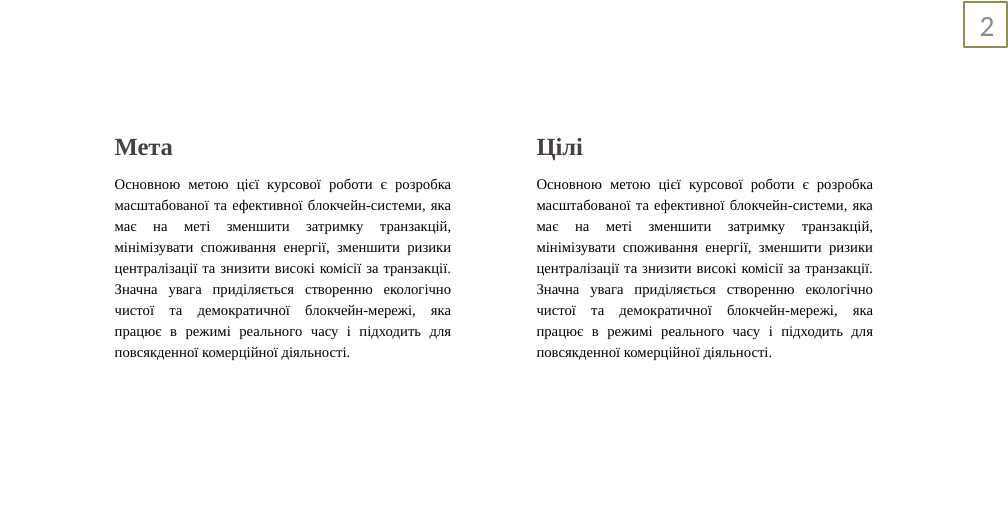
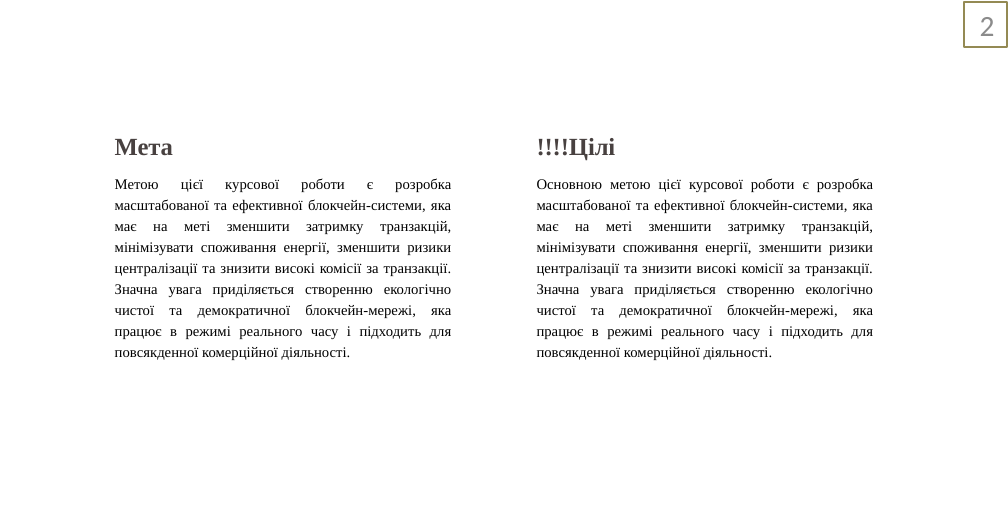
Before and after one commit to Sunr1s/BlockChain, a slide deck: slide 2 of blokchejn-platforma-dlya-avtomatizovanoyi-platizhnoyi-sistemi-zahist-zvitu-z-tehnologichnoyi-praktiki-2023-5-30-16-16-39.pptx. Drawn at 1008x530 pixels with LibreOffice and Linux fonts; fonts in the diff are those of the drawing. Boxes give left, top, right and bottom in pixels: in the first picture for what was removed or moved away, otherwise in the second. Text is boxed around its words. In the diff, an @@ line names an element or a change of style, - is before the commit and + after.

```diff
--- a/blokchejn-platforma-dlya-avtomatizovanoyi-platizhnoyi-sistemi-zahist-zvitu-z-tehnologichnoyi-praktiki-2023-5-30-16-16-39.pptx
+++ b/blokchejn-platforma-dlya-avtomatizovanoyi-platizhnoyi-sistemi-zahist-zvitu-z-tehnologichnoyi-praktiki-2023-5-30-16-16-39.pptx
@@ text at box(537, 138, 616, 161): text changed @@
-Цілі
+!!!!Цілі
@@ text at box(115, 178, 452, 360): text changed @@
-Основною метою цієї курсової роботи є розробка масштабованої та ефективної блокчейн-системи, яка має на меті зменшити затримку транзакцій, мінімізувати споживання енергії, зменшити ризики централізації та знизити високі комісії за транзакції. Значна увага приділяється створенню екологічно чистої та демократичної блокчейн-мережі, яка працює в режимі реального часу і підходить для повсякденної комерційної діяльності.
+Метою цієї курсової роботи є розробка масштабованої та ефективної блокчейн-системи, яка має на меті зменшити затримку транзакцій, мінімізувати споживання енергії, зменшити ризики централізації та знизити високі комісії за транзакції. Значна увага приділяється створенню екологічно чистої та демократичної блокчейн-мережі, яка працює в режимі реального часу і підходить для повсякденної комерційної діяльності.
```
Also in this commit, not shown: 4 other slides changed, 13 other files.
